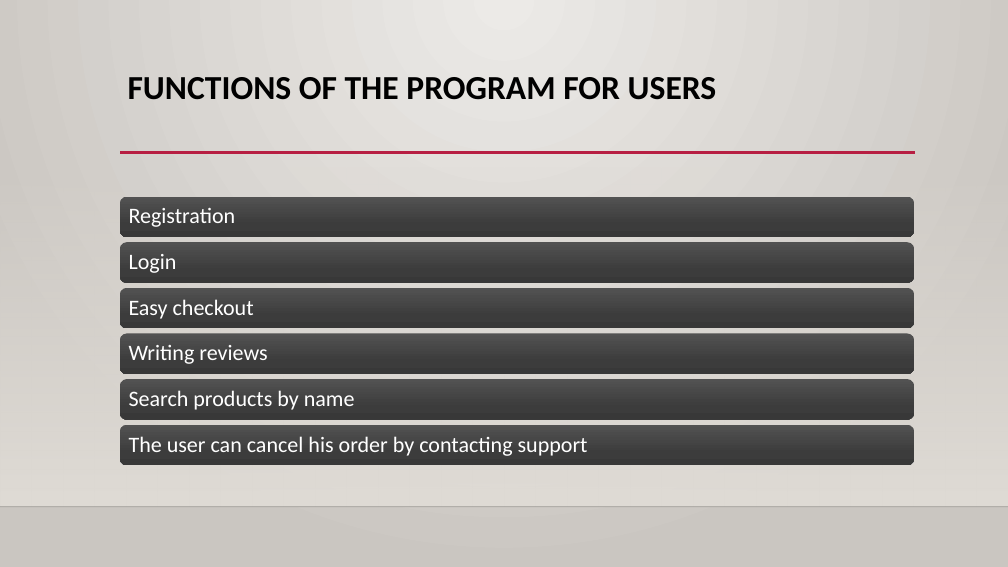
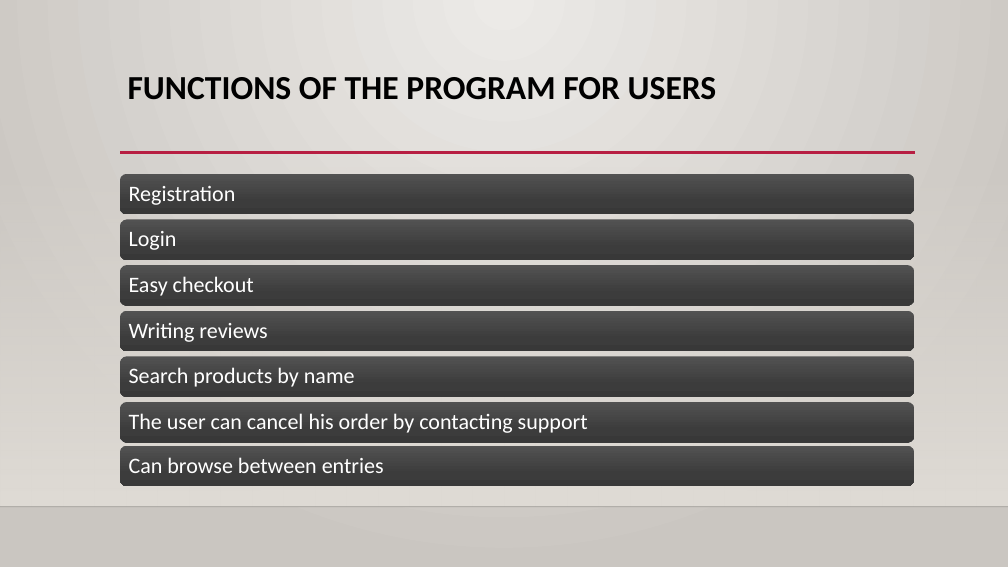
Before and after one commit to MoriczJanos113C/TechShop, a slide deck: slide 3 of project dokumentumok/Projekt bemutató.pptx. Drawn at 1008x567 pixels with LibreOffice and Linux fonts; fonts in the diff are those of the drawing; background and template pictures are left out. Boxes give left, top, right and bottom in pixels: in the first picture for what was removed or moved away, otherwise in the second. Text is boxed around its words. In the diff, an @@ line names an element or a change of style, - is before the commit and + after.

```diff
--- a/project dokumentumok/Projekt bemutató.pptx
+++ b/project dokumentumok/Projekt bemutató.pptx
@@ 4 texts, 4 rounded rectangles: place and size @@
-4 texts, 4 rounded rectangles at (120, 197, 914, 420)
+4 texts, 4 rounded rectangles at (120, 174, 914, 397)
@@ 2 texts, 1 rounded rectangle: place and size @@
-2 texts, 1 rounded rectangle at (120, 254, 914, 456)
+2 texts, 1 rounded rectangle at (120, 231, 914, 433)
@@ rounded rectangle added at (120, 402, 914, 443), fill gradient #535353 to #3C3C3C to #393939 @@
@@ rounded rectangle: place and size @@
-rounded rectangle at (120, 425, 914, 466)
+rounded rectangle at (120, 445, 914, 486)
@@ text added at (129, 457, 384, 473), 21 pt, text #FFFFFF @@
+Can browse between entries
```
Also in this commit, not shown: 7 other slides changed, 2 slides added, 1 slide removed, 22 other files.
